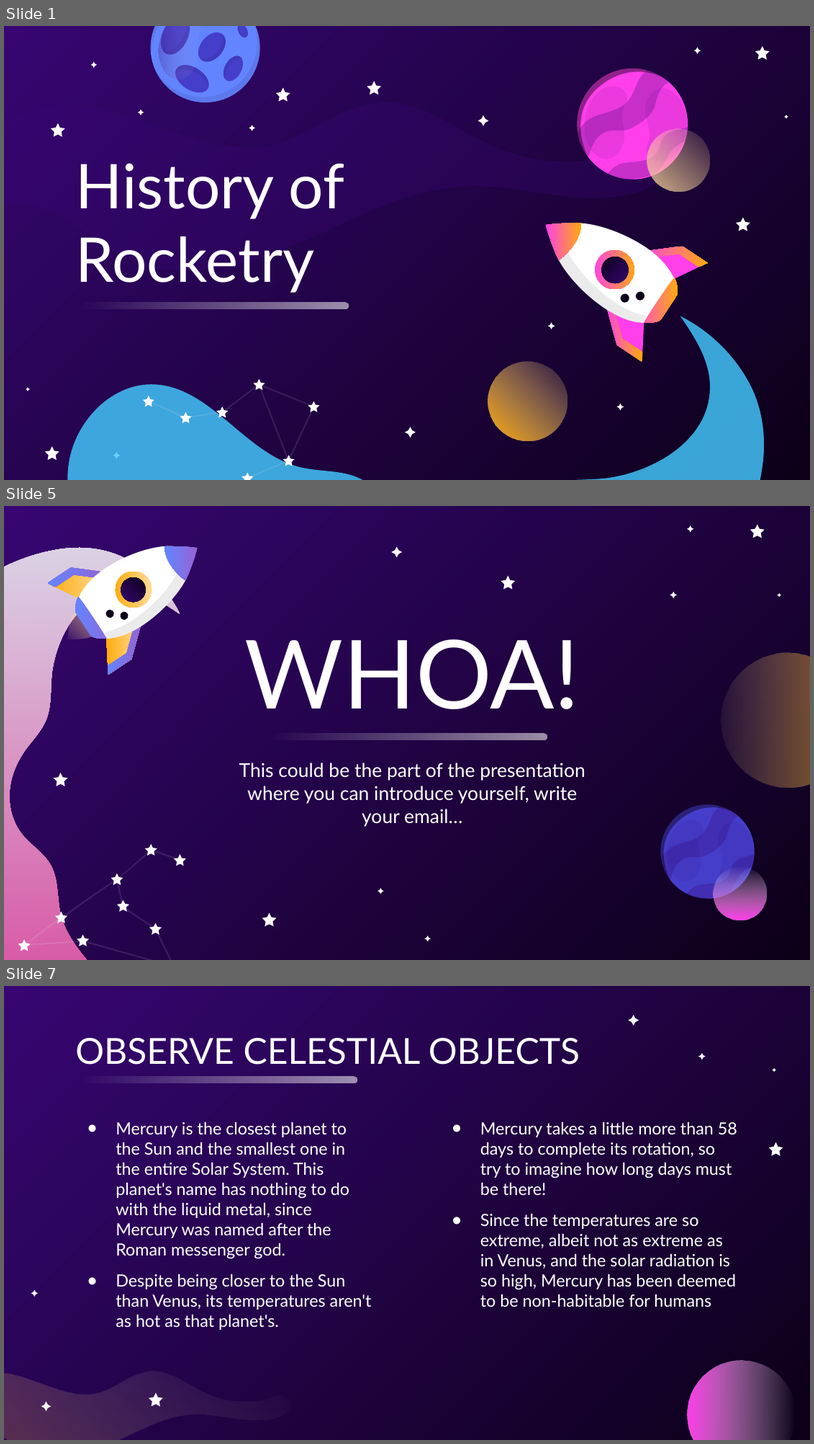
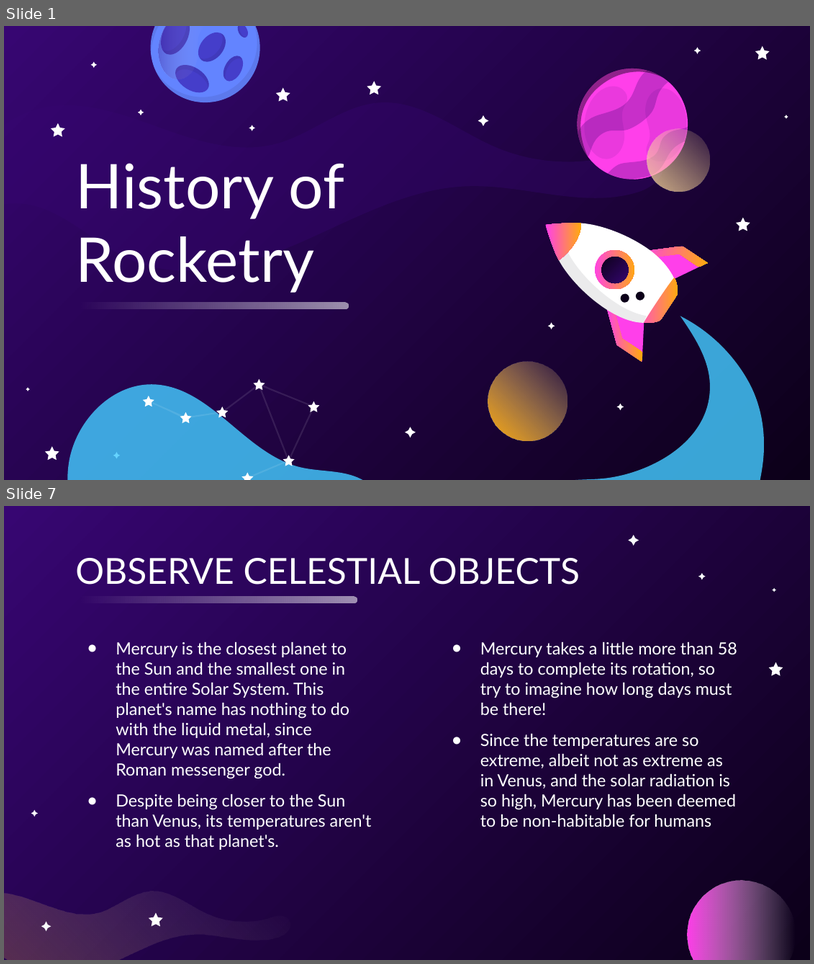
Before and after one commit to usedgenes/Rocketry-Curriculum, a slide deck: Beginner/Day 2/History of Rocketry.pptx. Shown one above the other, each under a label of ours: slides 1, 5 and 7 before the commit, slides 1 and 7 after it; the slides between them are not shown. The pictures are 814x1444 and 814x964 pixels, drawn with LibreOffice and Linux fonts; fonts in the diff are those of the drawing. Boxes give left, top, right and bottom in pixels: in the first picture for what was removed or moved away, otherwise in the second. Text is boxed around its words. In the diff, an @@ line names an element or a change of style, - is before the commit and + after.

```diff
--- a/Beginner/Day 2/History of Rocketry.pptx
+++ b/Beginner/Day 2/History of Rocketry.pptx
@@ slide 5 removed at bbox=[4, 506, 810, 960], background gradient #0C0019 to #370672 @@
@@ freeform shape removed at bbox=[4, 546, 180, 960] @@
@@ group removed at bbox=[18, 525, 782, 960]: 19 freeform shapes @@
@@ group removed at bbox=[47, 546, 200, 674]: 13 freeform shapes @@
@@ title removed at bbox=[244, 639, 580, 709] @@
-WHOA!
@@ ellipse removed at bbox=[721, 653, 810, 787] @@
@@ rounded rectangle removed at bbox=[267, 734, 548, 741] @@
@@ subtitle removed at bbox=[239, 762, 586, 826] @@
-This could be the part of the presentation where you can introduce yourself, write your email…
@@ group removed at bbox=[648, 804, 767, 920]: 7 freeform shapes, 1 ellipse @@
```
Also in this commit, not shown: 2 slides changed, 3 slides added, 2 other slides removed, 1 other file.
